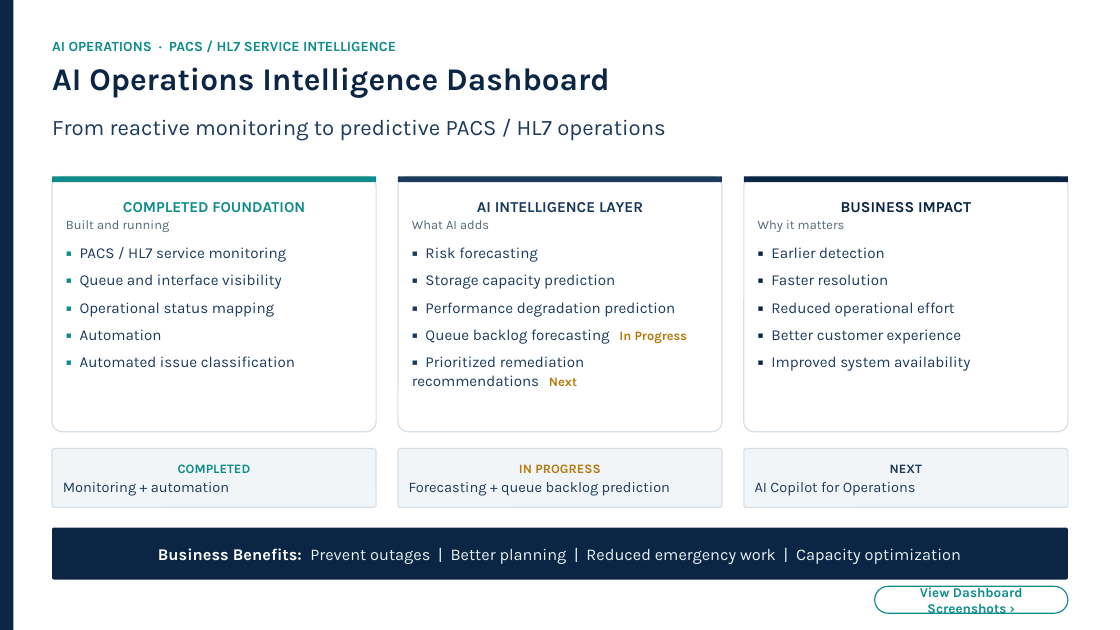
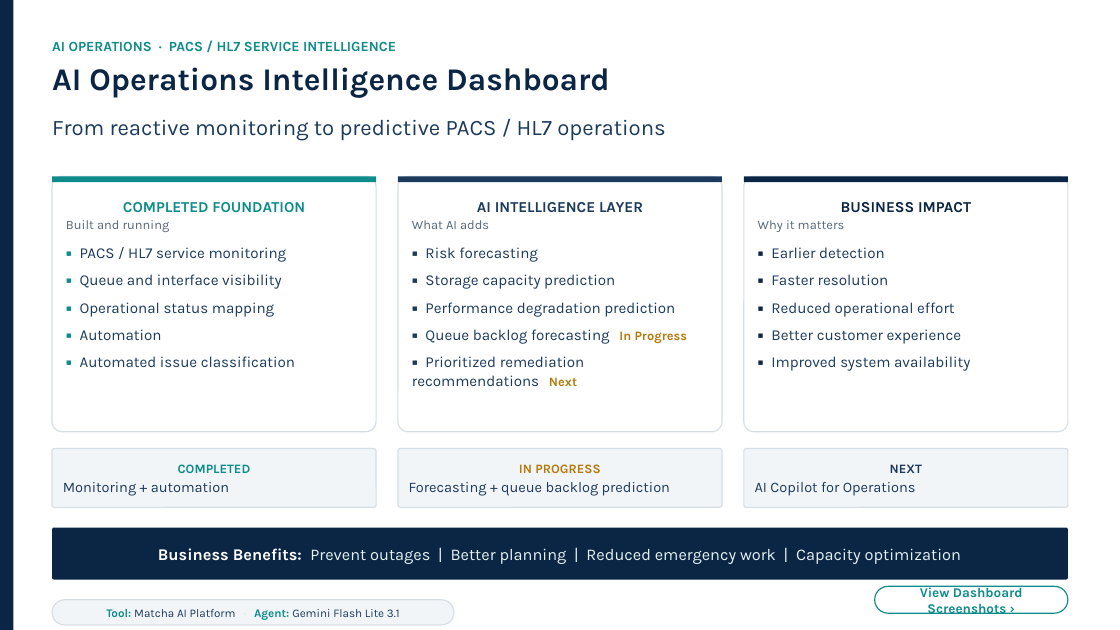
Before and after one commit to mohammadmoharam/presentation, a slide deck: slide 2 of MS-AI/Executive-Presentation/AI-Executive-Overview.pptx. Drawn at 1120x630 pixels with LibreOffice and Linux fonts; fonts in the diff are those of the drawing. Boxes give left, top, right and bottom in pixels: in the first picture for what was removed or moved away, otherwise in the second. Text is boxed around its words. In the diff, an @@ line names an element or a change of style, - is before the commit and + after.

```diff
--- a/MS-AI/Executive-Presentation/AI-Executive-Overview.pptx
+++ b/MS-AI/Executive-Presentation/AI-Executive-Overview.pptx
@@ rounded rectangle added at bbox=[52, 600, 455, 625], fill #F2F5F8, outline #D6DEE6 1 pt, 10 pt, text #1B3A5C @@
+Tool: Matcha AI Platform · Agent: Gemini Flash Lite 3.1
```
Also in this commit, not shown: 1 other slide changed, 2 slides added, 14 other files.
